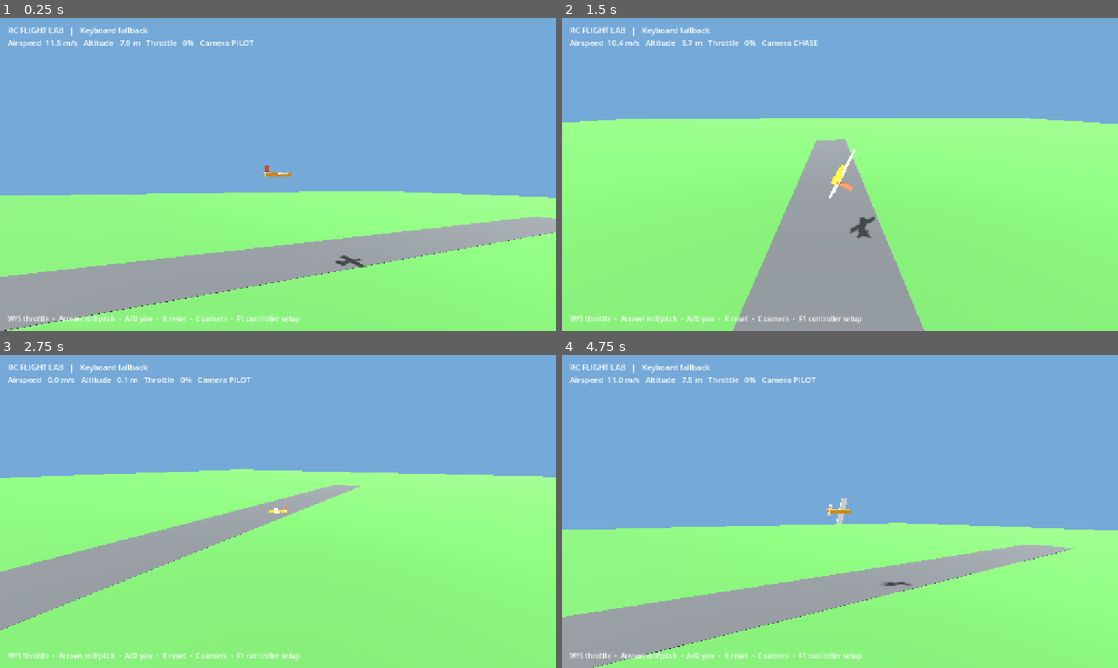
Above: before the commit, frames 1-4 (two rows, left to right).
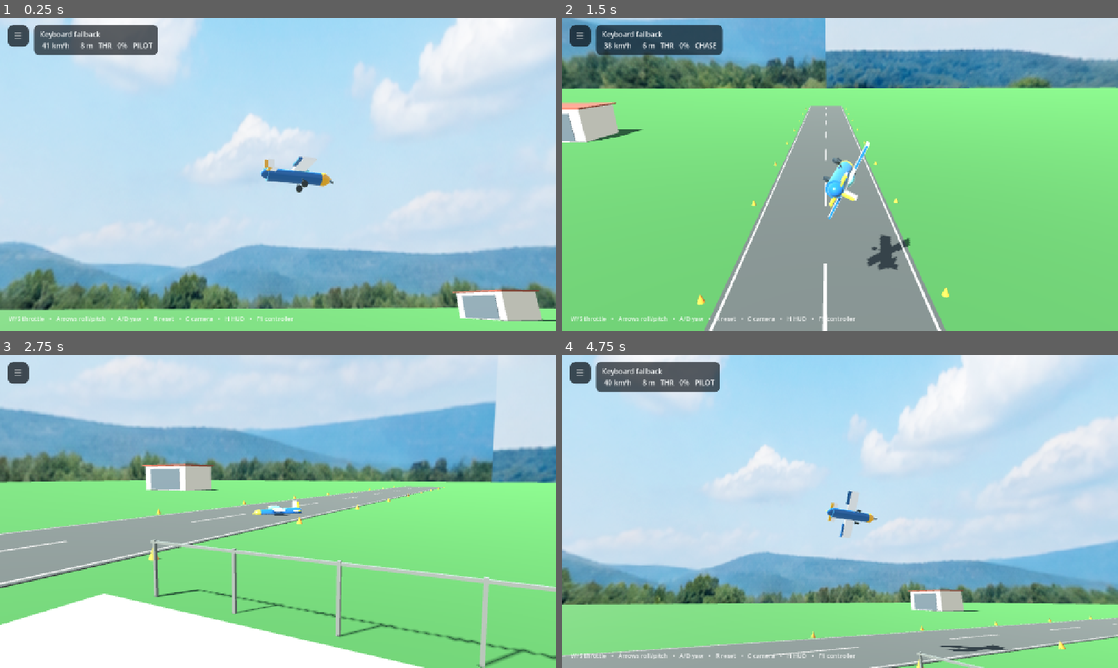
Above: after the commit, the same moments.

Repository: mwalach76/Altitude-Unknown-RC-Flight-Simulator
Game: Godot game, scene res://src/main.tscn
The game is run twice, just before and just after one commit, with the same random seed, the same clock (stepped at 60 frames per second) and the same inputs.
Inputs:
- Up to frame 1 (0.25 s): no input
- Up to frame 2 (1.5 s): tap Enter at 0.5 s; hold Right (roll_right) 0.53-1.28 s; tap C (change_camera) at 0.6 s; tap H at 0.8, 1.35 s; hold Down (pitch_down) from 1.28 s (still down)
- Up to frame 3 (2.75 s): tap C (change_camera) at 1.55, 2.1 s; release Down (pitch_down) at 2.03 s; hold Right (roll_right) from 2.03 s (still down); tap H at 2.3 s
- Up to frame 4 (4.75 s): release Right (roll_right) at 2.78 s; hold Up (pitch_up) 2.78-3.53 s; tap H at 2.85, 3.8, 4.35 s; tap C (change_camera) at 3.05, 3.6, 4.55 s; hold Left (roll_left) from 3.53 s (still down); tap R (reset_aircraft) at 4.15 s

The runs differ from the first frame. In frame 1, 95% of the frame differs, in the area x 0-100%, y 0-100%; in frame 2, 86%; in frame 3, 56%; in frame 4, 93%.

Commit message:
Improve RC simulator visuals and camera

Diff:
--- a/project.godot
+++ b/project.godot
@@ -84,3 +84,4 @@
 renderer/rendering_method="gl_compatibility"
 renderer/rendering_method.mobile="gl_compatibility"
 environment/defaults/default_clear_color=Color(0.34, 0.58, 0.78, 1)
+anti_aliasing/quality/msaa_3d=2
--- a/src/aircraft/fixed_wing.gd
+++ b/src/aircraft/fixed_wing.gd
@@ -2,12 +2,22 @@
 extends RigidBody3D
 
 const AIR_DENSITY := 1.225
+const VISUAL_SCALE := 1.65
+
 var config := TrainerConfig.new()
 var controls: ControllerManager
 var crashed := false
 var airspeed := 0.0
 var throttle := 0.0
-const VISUAL_SCALE := 1.65
+var roll_command := 0.0
+var pitch_command := 0.0
+var yaw_command := 0.0
+
+var propeller: Node3D
+var left_aileron: Node3D
+var right_aileron: Node3D
+var elevator_surface: Node3D
+var rudder_surface: Node3D
 
 func setup(input_manager: ControllerManager) -> void:
 	controls = input_manager
@@ -16,18 +26,28 @@
 	angular_damp = 0.12
 	_build_geometry()
 
+func _process(delta: float) -> void:
+	if propeller:
+		propeller.rotate_z(delta * lerpf(4.0, 85.0, throttle))
+	if left_aileron:
+		left_aileron.rotation.x = lerpf(left_aileron.rotation.x, -roll_command * 0.34, 0.25)
+		right_aileron.rotation.x = lerpf(right_aileron.rotation.x, roll_command * 0.34, 0.25)
+	if elevator_surface:
+		elevator_surface.rotation.x = lerpf(elevator_surface.rotation.x, pitch_command * 0.38, 0.25)
+	if rudder_surface:
+		rudder_surface.rotation.y = lerpf(rudder_surface.rotation.y, -yaw_command * 0.42, 0.25)
+
 func _integrate_forces(state: PhysicsDirectBodyState3D) -> void:
-	if controls == null or crashed: return
+	if controls == null or crashed:
+		return
 	throttle = controls.channel(&"throttle")
-	var roll := _apply_expo(controls.channel(&"roll"))
-	var pitch := _apply_expo(controls.channel(&"pitch"))
-	var yaw := _apply_expo(controls.channel(&"yaw"))
+	roll_command = _apply_expo(controls.channel(&"roll"))
+	pitch_command = _apply_expo(controls.channel(&"pitch"))
+	yaw_command = _apply_expo(controls.channel(&"yaw"))
 	var velocity_body := state.transform.basis.inverse() * state.linear_velocity
 	airspeed = velocity_body.length()
 	# Godot body convention used here: forward -Z, right +X, up +Y.
 	var forward_speed := maxf(0.0, -velocity_body.z)
-	# A descending flight path has negative body-Y velocity. With the nose still
-	# level that means positive angle of attack (nose above the flight path).
 	var alpha := atan2(-velocity_body.y, maxf(0.1, forward_speed))
 	var cl := clampf(config.cl_zero + config.cl_alpha_per_rad * alpha, -config.cl_max, config.cl_max)
 	if absf(alpha) > config.stall_angle_rad:
@@ -38,9 +58,8 @@
 	state.apply_central_force(state.transform.basis.y * lift)
 	state.apply_central_force(state.transform.basis.z * drag)
 	state.apply_central_force(-state.transform.basis.z * config.max_thrust_n * throttle)
-	# Surface authority scales with dynamic pressure; damping limits unrealistic rotation.
 	var authority := clampf(dynamic_pressure / 45.0, 0.05, 2.5)
-	state.apply_torque(state.transform.basis * Vector3(-pitch * config.pitch_effectiveness, -yaw * config.yaw_effectiveness, -roll * config.roll_effectiveness) * authority)
+	state.apply_torque(state.transform.basis * Vector3(-pitch_command * config.pitch_effectiveness, -yaw_command * config.yaw_effectiveness, -roll_command * config.roll_effectiveness) * authority)
 	state.apply_torque(-state.angular_velocity * Vector3(0.8, 0.5, 0.65))
 	if state.transform.origin.y < 0.12 and state.linear_velocity.length() > 4.0:
 		crashed = true
@@ -49,29 +68,104 @@
 	crashed = false
 	freeze = true
 	global_transform = Transform3D(Basis.IDENTITY, Vector3(0, 8.0, 18.0))
-	# Milestone 1 uses a hand launch: 12 m/s is safely above this trainer's
-	# approximate stall speed and leaves time to establish powered flight.
 	linear_velocity = -global_transform.basis.z * 12.0
 	angular_velocity = Vector3.ZERO
 	freeze = false
 
 func _apply_expo(input_value: float) -> float:
-	# RC-style expo blends linear and cubic response. Full stick still produces
-	# full command, while the center region becomes less sensitive.
 	return lerpf(input_value, input_value * input_value * input_value, config.control_expo)
 
 func _build_geometry() -> void:
-	_add_box(Vector3(0, 0, 0), Vector3(0.22, 0.22, 1.5), Color("f5a623"))
-	_add_box(Vector3(0, 0.05, -0.15), Vector3(1.7, 0.08, 0.38), Color("f4f4f4"))
-	_add_box(Vector3(0, 0.08, 0.66), Vector3(0.72, 0.05, 0.22), Color("f4f4f4"))
-	_add_box(Vector3(0, 0.25, 0.68), Vector3(0.05, 0.45, 0.25), Color("e95f3c"))
+	var body_blue := _material(Color("175a9e"), 0.28, 0.15)
+	var wing_white := _material(Color("f4f6f8"), 0.34)
+	var trim_orange := _material(Color("f0a12b"), 0.3)
+	var dark := _material(Color("1b252f"), 0.45)
+	var glass := _material(Color("66b6d6"), 0.12, 0.35)
+
+	_add_cylinder(Vector3(0, 0, 0.02), 0.18, 1.58, body_blue, Vector3(90, 0, 0))
+	_add_sphere(Vector3(0, 0, -0.79), Vector3(0.19, 0.19, 0.22), trim_orange)
+	_add_sphere(Vector3(0, 0.02, 0.78), Vector3(0.15, 0.15, 0.20), body_blue)
+	_add_sphere(Vector3(0, 0.20, -0.16), Vector3(0.15, 0.10, 0.25), glass)
+
+	_add_box(Vector3(0, 0.18, -0.08), Vector3(1.82, 0.07, 0.36), wing_white)
+	_add_box(Vector3(0, 0.205, -0.245), Vector3(1.78, 0.018, 0.055), trim_orange)
+	left_aileron = _surface(Vector3(-0.63, 0.18, 0.135), Vector3(0.52, 0.045, 0.12), body_blue)
+	right_aileron = _surface(Vector3(0.63, 0.18, 0.135), Vector3(0.52, 0.045, 0.12), body_blue)
+
+	_add_box(Vector3(0, 0.06, 0.68), Vector3(0.70, 0.045, 0.16), wing_white)
+	elevator_surface = _surface(Vector3(0, 0.06, 0.80), Vector3(0.68, 0.035, 0.11), trim_orange)
+	_add_box(Vector3(0, 0.25, 0.69), Vector3(0.045, 0.40, 0.19), wing_white)
+	rudder_surface = _surface(Vector3(0, 0.26, 0.83), Vector3(0.035, 0.30, 0.10), trim_orange)
+
+	_add_cylinder(Vector3(-0.23, -0.25, -0.18), 0.095, 0.055, dark, Vector3(0, 0, 90))
+	_add_cylinder(Vector3(0.23, -0.25, -0.18), 0.095, 0.055, dark, Vector3(0, 0, 90))
+	_add_cylinder(Vector3(-0.19, -0.12, -0.14), 0.012, 0.30, dark, Vector3(0, 0, -35))
+	_add_cylinder(Vector3(0.19, -0.12, -0.14), 0.012, 0.30, dark, Vector3(0, 0, 35))
+	_add_sphere(Vector3(0, -0.10, 0.75), Vector3(0.025, 0.025, 0.035), dark)
+
+	propeller = Node3D.new()
+	propeller.position = Vector3(0, 0, -0.99) * VISUAL_SCALE
+	add_child(propeller)
+	_add_box_to(propeller, Vector3.ZERO, Vector3(0.055, 0.60, 0.025) * VISUAL_SCALE, dark)
+	_add_sphere_to(propeller, Vector3.ZERO, Vector3(0.08, 0.08, 0.06) * VISUAL_SCALE, trim_orange)
+
 	var collision := CollisionShape3D.new()
-	var shape := BoxShape3D.new(); shape.size = Vector3(1.7, 0.22, 1.5)
-	collision.shape = shape; add_child(collision)
+	var shape := BoxShape3D.new()
+	shape.size = Vector3(1.7, 0.28, 1.5)
+	collision.shape = shape
+	add_child(collision)
 
-func _add_box(pos: Vector3, size: Vector3, color: Color) -> void:
-	var mesh_instance := MeshInstance3D.new()
-	var mesh := BoxMesh.new(); mesh.size = size * VISUAL_SCALE
-	var material := StandardMaterial3D.new(); material.albedo_color = color
-	mesh.material = material; mesh_instance.mesh = mesh; mesh_instance.position = pos * VISUAL_SCALE
-	add_child(mesh_instance)
+func _surface(pos: Vector3, size: Vector3, material: Material) -> Node3D:
+	var pivot := Node3D.new()
+	pivot.position = pos * VISUAL_SCALE
+	add_child(pivot)
+	_add_box_to(pivot, Vector3.ZERO, size * VISUAL_SCALE, material)
+	return pivot
+
+func _material(color: Color, roughness := 0.4, metallic := 0.0) -> StandardMaterial3D:
+	var material := StandardMaterial3D.new()
+	material.albedo_color = color
+	material.roughness = roughness
+	material.metallic = metallic
+	return material
+
+func _add_box(pos: Vector3, size: Vector3, material: Material) -> void:
+	_add_box_to(self, pos * VISUAL_SCALE, size * VISUAL_SCALE, material)
+
+func _add_box_to(parent: Node, pos: Vector3, size: Vector3, material: Material) -> void:
+	var instance := MeshInstance3D.new()
+	var mesh := BoxMesh.new()
+	mesh.size = size
+	mesh.material = material
+	instance.mesh = mesh
+	instance.position = pos
+	parent.add_child(instance)
+
+func _add_cylinder(pos: Vector3, radius: float, height: float, material: Material, rotation_deg := Vector3.ZERO) -> void:
+	var instance := MeshInstance3D.new()
+	var mesh := CylinderMesh.new()
+	mesh.top_radius = radius * VISUAL_SCALE
+	mesh.bottom_radius = radius * VISUAL_SCALE
+	mesh.height = height * VISUAL_SCALE
+	mesh.radial_segments = 20
+	mesh.material = material
+	instance.mesh = mesh
+	instance.position = pos * VISUAL_SCALE
+	instance.rotation_degrees = rotation_deg
+	add_child(instance)
+
+func _add_sphere(pos: Vector3, scale_value: Vector3, material: Material) -> void:
+	_add_sphere_to(self, pos * VISUAL_SCALE, scale_value * VISUAL_SCALE, material)
+
+func _add_sphere_to(parent: Node, pos: Vector3, scale_value: Vector3, material: Material) -> void:
+	var instance := MeshInstance3D.new()
+	var mesh := SphereMesh.new()
+	mesh.height = 2.0
+	mesh.radius = 1.0
+	mesh.radial_segments = 20
+	mesh.rings = 12
+	mesh.material = material
+	instance.mesh = mesh
+	instance.position = pos
+	instance.scale = scale_value
+	parent.add_child(instance)
--- /dev/null
+++ b/src/environment/flying_field.gd
@@ -0,0 +1,105 @@
+class_name FlyingField
+extends Node3D
+
+const PANORAMA := preload("res://assets/environment/rc_flying_field_panorama.png")
+
+func build() -> WorldEnvironment:
+	var world := WorldEnvironment.new()
+	var environment := Environment.new()
+	var sky := Sky.new()
+	var panorama := PanoramaSkyMaterial.new()
+	panorama.panorama = PANORAMA
+	sky.sky_material = panorama
+	environment.background_mode = Environment.BG_SKY
+	environment.sky = sky
+	environment.ambient_light_source = Environment.AMBIENT_SOURCE_COLOR
+	environment.ambient_light_color = Color("dce6ed")
+	environment.ambient_light_sky_contribution = 0.3
+	environment.ambient_light_energy = 0.58
+	environment.tonemap_mode = Environment.TONE_MAPPER_FILMIC
+	environment.tonemap_exposure = 1.05
+	world.environment = environment
+	add_child(world)
+
+	var sun := DirectionalLight3D.new()
+	sun.rotation_degrees = Vector3(-48, -32, 0)
+	sun.light_color = Color("fff5df")
+	sun.light_energy = 1.15
+	sun.shadow_enabled = true
+	sun.directional_shadow_max_distance = 180.0
+	add_child(sun)
+	_add_ground()
+	_add_runway()
+	_add_pilot_area()
+	_add_hangar(Vector3(-38, 0, -34))
+	_add_markers()
+	return world
+
+func _add_ground() -> void:
+	var ground := StaticBody3D.new()
+	var mesh_instance := MeshInstance3D.new()
+	var plane := BoxMesh.new()
+	plane.size = Vector3(360, 0.1, 360)
+	var material := StandardMaterial3D.new()
+	material.albedo_color = Color("315f32")
+	material.roughness = 0.96
+	plane.material = material
+	mesh_instance.mesh = plane
+	ground.add_child(mesh_instance)
+	var collider := CollisionShape3D.new()
+	var shape := BoxShape3D.new()
+	shape.size = plane.size
+	collider.shape = shape
+	ground.add_child(collider)
+	ground.position.y = -0.05
+	add_child(ground)
+
+func _add_runway() -> void:
+	_add_box(Vector3(0, 0.015, -24), Vector3(9, 0.03, 105), Color("3d4142"), 0.92)
+	_add_box(Vector3(-4.25, 0.036, -24), Vector3(0.12, 0.012, 103), Color("e8e7dc"), 0.75)
+	_add_box(Vector3(4.25, 0.036, -24), Vector3(0.12, 0.012, 103), Color("e8e7dc"), 0.75)
+	for z in range(-70, 26, 12):
+		_add_box(Vector3(0, 0.038, z), Vector3(0.16, 0.014, 5.0), Color("eeeade"), 0.7)
+
+func _add_pilot_area() -> void:
+	_add_box(Vector3(13, 0.025, 17), Vector3(12, 0.04, 4), Color("aa9b79"), 0.95)
+	for x in range(8, 19, 2):
+		_add_box(Vector3(x, 0.6, 14.5), Vector3(0.06, 1.2, 0.06), Color("5b6060"), 0.65)
+	_add_box(Vector3(13, 1.15, 14.5), Vector3(10.2, 0.05, 0.05), Color("5b6060"), 0.65)
+
+func _add_hangar(pos: Vector3) -> void:
+	_add_box(pos + Vector3(0, 2.2, 0), Vector3(10, 4.4, 7), Color("d8d1bf"), 0.8)
+	_add_box(pos + Vector3(0, 2.0, 3.52), Vector3(7.2, 3.7, 0.08), Color("45515b"), 0.72)
+	_add_box(pos + Vector3(0, 4.55, 0), Vector3(10.8, 0.18, 7.8), Color("8b3d32"), 0.7)
+
+func _add_markers() -> void:
+	for z in range(-68, 22, 10):
+		_add_cone(Vector3(-5.2, 0.18, z))
+		_add_cone(Vector3(5.2, 0.18, z))
+
+func _add_cone(pos: Vector3) -> void:
+	var instance := MeshInstance3D.new()
+	var cone := CylinderMesh.new()
+	cone.top_radius = 0.025
+	cone.bottom_radius = 0.16
+	cone.height = 0.36
+	cone.radial_segments = 12
+	var material := StandardMaterial3D.new()
+	material.albedo_color = Color("f17b28")
+	material.roughness = 0.72
+	cone.material = material
+	instance.mesh = cone
+	instance.position = pos
+	add_child(instance)
+
+func _add_box(pos: Vector3, size: Vector3, color: Color, roughness: float) -> void:
+	var instance := MeshInstance3D.new()
+	var mesh := BoxMesh.new()
+	mesh.size = size
+	var material := StandardMaterial3D.new()
+	material.albedo_color = color
+	material.roughness = roughness
+	mesh.material = material
+	instance.mesh = mesh
+	instance.position = pos
+	add_child(instance)
--- a/src/main.gd
+++ b/src/main.gd
@@ -3,64 +3,193 @@
 var controller: ControllerManager
 var aircraft: FixedWing
 var hud: Label
+var help: Label
 var setup_panel: PanelContainer
+var quick_panel: PanelContainer
 var axis_label: Label
 var camera_mode := 0
 var camera: Camera3D
+var camera_target := Vector3.ZERO
+var hud_visible := true
 
 func _ready() -> void:
-	controller = ControllerManager.new(); add_child(controller)
-	_build_world(); _build_ui(); _spawn_aircraft()
+	controller = ControllerManager.new()
+	add_child(controller)
+	_build_world()
+	_build_ui()
+	_spawn_aircraft()
 
-func _process(_delta: float) -> void:
-	if Input.is_action_just_pressed("reset_aircraft"): aircraft.reset_aircraft()
-	if Input.is_action_just_pressed("change_camera"): camera_mode = (camera_mode + 1) % 3
-	_update_camera()
-	hud.text = "RC FLIGHT LAB   |   %s\nAirspeed %5.1f m/s   Altitude %5.1f m   Throttle %3.0f%%   Camera %s%s" % [controller.device_name(), aircraft.airspeed, aircraft.global_position.y, aircraft.throttle * 100.0, ["PILOT", "CHASE", "ONBOARD"][camera_mode], "   CRASHED — R to reset" if aircraft.crashed else ""]
+func _process(delta: float) -> void:
+	if Input.is_action_just_pressed("reset_aircraft"):
+		aircraft.reset_aircraft()
+	if Input.is_action_just_pressed("change_camera"):
+		cycle_camera()
+	_update_camera(delta)
+	hud.text = "%s\n%3.0f km/h   %4.0f m   THR %3.0f%%   %s%s" % [controller.device_name(), aircraft.airspeed * 3.6, aircraft.global_position.y, aircraft.throttle * 100.0, ["PILOT", "CHASE", "ONBOARD"][camera_mode], "   •   CRASHED" if aircraft.crashed else ""]
 	var lines := PackedStringArray()
-	for axis in controller.axis_count(): lines.append("Axis %d   %+.3f" % [axis, controller.raw_axis(axis)])
-	axis_label.text = "Live axes\n" + "\n".join(lines) if not lines.is_empty() else "No joystick detected.\nKeyboard controls are active."
+	for axis in controller.axis_count():
+		lines.append("Axis %d   %+.3f" % [axis, controller.raw_axis(axis)])
+	axis_label.text = "LIVE INPUT\n" + "\n".join(lines) if not lines.is_empty() else "NO JOYSTICK DETECTED\nKeyboard controls are active."
+	var viewport_size := get_viewport().get_visible_rect().size
+	help.position = Vector2(20, viewport_size.y - 38)
 
 func _build_world() -> void:
-	var world := WorldEnvironment.new(); var env := Environment.new()
-	env.background_mode = Environment.BG_COLOR; env.background_color = Color("74a9d8")
-	env.ambient_light_source = Environment.AMBIENT_SOURCE_COLOR; env.ambient_light_color = Color.WHITE; env.ambient_light_energy = 0.65
-	world.environment = env; add_child(world)
-	var sun := DirectionalLight3D.new(); sun.rotation_degrees = Vector3(-50, -25, 0); sun.shadow_enabled = true; add_child(sun)
-	var ground := StaticBody3D.new(); var mesh := MeshInstance3D.new(); var plane := BoxMesh.new(); plane.size = Vector3(300, 0.1, 300)
-	var mat := StandardMaterial3D.new(); mat.albedo_color = Color("4d8b45"); plane.material = mat; mesh.mesh = plane; ground.add_child(mesh)
-	var collider := CollisionShape3D.new(); var shape := BoxShape3D.new(); shape.size = plane.size; collider.shape = shape; ground.add_child(collider); ground.position.y = -0.05; add_child(ground)
-	var runway := MeshInstance3D.new(); var runway_mesh := BoxMesh.new(); runway_mesh.size = Vector3(8, 0.02, 90)
-	var runway_mat := StandardMaterial3D.new(); runway_mat.albedo_color = Color("55595c"); runway_mesh.material = runway_mat; runway.mesh = runway_mesh; runway.position.y = 0.01; add_child(runway)
-	camera = Camera3D.new(); camera.current = true; add_child(camera)
+	var field := FlyingField.new()
+	add_child(field)
+	field.build()
+	camera = Camera3D.new()
+	camera.current = true
+	camera.fov = 52.0
+	add_child(camera)
 
 func _spawn_aircraft() -> void:
-	aircraft = FixedWing.new(); add_child(aircraft); aircraft.setup(controller); aircraft.reset_aircraft()
+	aircraft = FixedWing.new()
+	add_child(aircraft)
+	aircraft.setup(controller)
+	aircraft.reset_aircraft()
+	camera_target = aircraft.global_position
 
 func _build_ui() -> void:
-	hud = Label.new(); hud.position = Vector2(18, 15); hud.add_theme_font_size_override("font_size", 18); add_child(hud)
-	var help := Label.new(); help.text = "W/S throttle  •  Arrows roll/pitch  •  A/D yaw  •  R reset  •  C camera  •  F1 controller setup"; help.position = Vector2(18, 680); add_child(help)
-	setup_panel = PanelContainer.new(); setup_panel.position = Vector2(900, 55); setup_panel.size = Vector2(350, 520); setup_panel.visible = false; add_child(setup_panel)
-	var box := VBoxContainer.new(); setup_panel.add_child(box)
-	var title := Label.new(); title.text = "CONTROLLER SETUP"; title.add_theme_font_size_override("font_size", 22); box.add_child(title)
-	axis_label = Label.new(); box.add_child(axis_label)
+	var canvas := CanvasLayer.new()
+	add_child(canvas)
+
+	var menu_button := Button.new()
+	menu_button.text = "☰"
+	menu_button.position = Vector2(18, 16)
+	menu_button.size = Vector2(46, 42)
+	menu_button.add_theme_font_size_override("font_size", 22)
+	menu_button.add_theme_stylebox_override("normal", _panel_style(Color(0.03, 0.05, 0.07, 0.72), 14))
+	menu_button.pressed.connect(func(): quick_panel.visible = not quick_panel.visible)
+	canvas.add_child(menu_button)
+
+	var hud_panel := PanelContainer.new()
+	hud_panel.position = Vector2(78, 16)
+	hud_panel.add_theme_stylebox_override("panel", _panel_style(Color(0.03, 0.05, 0.07, 0.66), 12))
+	canvas.add_child(hud_panel)
+	hud = Label.new()
+	hud.add_theme_font_size_override("font_size", 16)
+	hud.add_theme_color_override("font_color", Color("f4f7f8"))
+	hud_panel.add_child(hud)
+
+	help = Label.new()
+	help.text = "W/S throttle   •   Arrows roll/pitch   •   A/D yaw   •   R reset   •   C camera   •   H HUD   •   F1 controller"
+	help.add_theme_font_size_override("font_size", 14)
+	help.add_theme_color_override("font_color", Color(1, 1, 1, 0.88))
+	canvas.add_child(help)
+
+	quick_panel = PanelContainer.new()
+	quick_panel.position = Vector2(18, 68)
+	quick_panel.size = Vector2(220, 196)
+	quick_panel.visible = false
+	quick_panel.add_theme_stylebox_override("panel", _panel_style(Color(0.03, 0.05, 0.07, 0.88), 12))
+	canvas.add_child(quick_panel)
+	var quick_box := VBoxContainer.new()
+	quick_panel.add_child(quick_box)
+	var quick_title := Label.new()
+	quick_title.text = "RC FLIGHT LAB"
+	quick_title.add_theme_font_size_override("font_size", 18)
+	quick_box.add_child(quick_title)
+	_add_menu_button(quick_box, "Controller setup", func(): setup_panel.visible = true; quick_panel.visible = false)
+	_add_menu_button(quick_box, "Change camera", cycle_camera)
+	_add_menu_button(quick_box, "Reset aircraft", func(): aircraft.reset_aircraft())
+	_add_menu_button(quick_box, "Toggle HUD", toggle_hud)
+	_add_menu_button(quick_box, "Resume", func(): quick_panel.visible = false)
+
+	setup_panel = PanelContainer.new()
+	setup_panel.position = Vector2(890, 55)
+	setup_panel.size = Vector2(370, 540)
+	setup_panel.visible = false
+	setup_panel.add_theme_stylebox_override("panel", _panel_style(Color(0.03, 0.05, 0.07, 0.92), 14))
+	canvas.add_child(setup_panel)
+	var box := VBoxContainer.new()
+	setup_panel.add_child(box)
+	var title := Label.new()
+	title.text = "CONTROLLER SETUP"
+	title.add_theme_font_size_override("font_size", 22)
+	box.add_child(title)
+	axis_label = Label.new()
+	axis_label.add_theme_font_size_override("font_size", 14)
+	box.add_child(axis_label)
 	for channel in ControllerManager.CHANNELS:
-		var row := HBoxContainer.new(); var name_label := Label.new(); name_label.text = String(channel).capitalize(); name_label.custom_minimum_size.x = 90; row.add_child(name_label)
-		var spin := SpinBox.new(); spin.min_value = 0; spin.max_value = 15; spin.value = controller.mapping[String(channel)]; spin.value_changed.connect(func(value: float): controller.assign_axis(String(channel), int(value))); row.add_child(spin)
-		var reverse := CheckBox.new(); reverse.text = "Reverse"; reverse.button_pressed = controller.reversed[String(channel)]; reverse.toggled.connect(func(value: bool): controller.toggle_reverse(String(channel), value)); row.add_child(reverse); box.add_child(row)
-	var center := Button.new(); center.text = "Center roll / pitch / yaw"; center.pressed.connect(controller.center_controls); box.add_child(center)
-	var close := Button.new(); close.text = "Close (F1)"; close.pressed.connect(func(): setup_panel.visible = false); box.add_child(close)
+		var row := HBoxContainer.new()
+		var name_label := Label.new()
+		name_label.text = String(channel).capitalize()
+		name_label.custom_minimum_size.x = 90
+		row.add_child(name_label)
+		var spin := SpinBox.new()
+		spin.min_value = 0
+		spin.max_value = 15
+		spin.value = controller.mapping[String(channel)]
+		spin.value_changed.connect(func(value: float): controller.assign_axis(String(channel), int(value)))
+		row.add_child(spin)
+		var reverse := CheckBox.new()
+		reverse.text = "Reverse"
+		reverse.button_pressed = controller.reversed[String(channel)]
+		reverse.toggled.connect(func(value: bool): controller.toggle_reverse(String(channel), value))
+		row.add_child(reverse)
+		box.add_child(row)
+	var center := Button.new()
+	center.text = "Center roll / pitch / yaw"
+	center.pressed.connect(controller.center_controls)
+	box.add_child(center)
+	var close := Button.new()
+	close.text = "Close (F1)"
+	close.pressed.connect(func(): setup_panel.visible = false)
+	box.add_child(close)
+
+func _panel_style(color: Color, radius: int) -> StyleBoxFlat:
+	var style := StyleBoxFlat.new()
+	style.bg_color = color
+	style.corner_radius_top_left = radius
+	style.corner_radius_top_right = radius
+	style.corner_radius_bottom_left = radius
+	style.corner_radius_bottom_right = radius
+	style.content_margin_left = 14
+	style.content_margin_right = 14
+	style.content_margin_top = 10
+	style.content_margin_bottom = 10
+	return style
+
+func _add_menu_button(parent: VBoxContainer, label_text: String, callback: Callable) -> void:
+	var button := Button.new()
+	button.text = label_text
+	button.alignment = HORIZONTAL_ALIGNMENT_LEFT
+	button.pressed.connect(callback)
+	parent.add_child(button)
 
 func _unhandled_input(event: InputEvent) -> void:
-	if event is InputEventKey and event.pressed and event.keycode == KEY_F1:
-		setup_panel.visible = not setup_panel.visible
+	if event is InputEventKey and event.pressed:
+		if event.keycode == KEY_F1:
+			setup_panel.visible = not setup_panel.visible
+		elif event.keycode == KEY_H:
+			toggle_hud()
 
-func _update_camera() -> void:
-	if aircraft == null: return
+func cycle_camera() -> void:
+	camera_mode = (camera_mode + 1) % 3
+
+func toggle_hud() -> void:
+	hud_visible = not hud_visible
+	hud.get_parent().visible = hud_visible
+	help.visible = hud_visible
+
+func _update_camera(delta: float) -> void:
+	if aircraft == null:
+		return
+	camera_target = camera_target.lerp(aircraft.global_position, 1.0 - exp(-delta * 12.0))
 	if camera_mode == 0:
-		camera.global_position = Vector3(18, 7, 22); camera.look_at(aircraft.global_position, Vector3.UP)
+		var pilot_position := Vector3(14.0, 2.5, 20.0)
+		camera.global_position = pilot_position
+		camera.look_at(camera_target, Vector3.UP)
+		var distance := pilot_position.distance_to(aircraft.global_position)
+		# Keep an RC-sized model legible without turning the camera into an
+		# unnaturally locked chase view. Zoom tightens progressively with range.
+		var desired_fov := clampf(48.0 - maxf(0.0, distance - 12.0) * 0.48, 16.0, 48.0)
+		camera.fov = lerpf(camera.fov, desired_fov, 1.0 - exp(-delta * 3.5))
 	elif camera_mode == 1:
-		var desired := aircraft.global_position + aircraft.global_basis.z * 8.0 + Vector3.UP * 2.5
-		camera.global_position = camera.global_position.lerp(desired, 0.08); camera.look_at(aircraft.global_position, Vector3.UP)
+		var desired := aircraft.global_position + aircraft.global_basis.z * 8.5 + Vector3.UP * 2.8
+		camera.global_position = camera.global_position.lerp(desired, 1.0 - exp(-delta * 5.0))
+		camera.look_at(camera_target, Vector3.UP)
+		camera.fov = lerpf(camera.fov, 54.0, 1.0 - exp(-delta * 4.0))
 	else:
-		camera.global_transform = aircraft.global_transform.translated_local(Vector3(0, 0.35, -0.4))
+		camera.global_transform = aircraft.global_transform.translated_local(Vector3(0, 0.42, -0.48))
+		camera.fov = 72.0
Binary file added: assets/environment/rc_flying_field_panorama.png
Not shown, added: assets/environment/rc_flying_field_panorama.png.import
Not shown, added: src/environment/flying_field.gd.uid
Not shown, changed: README.md
